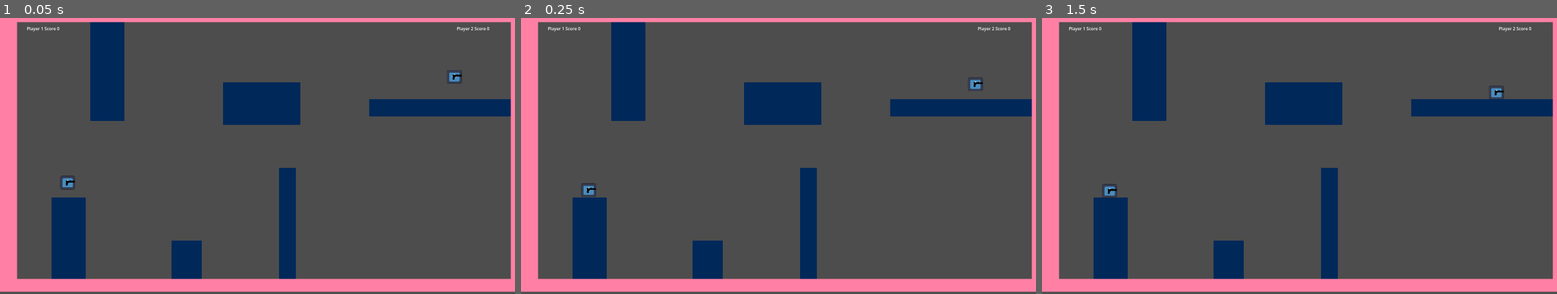
Above: before the commit, frames 1-3 (left to right).
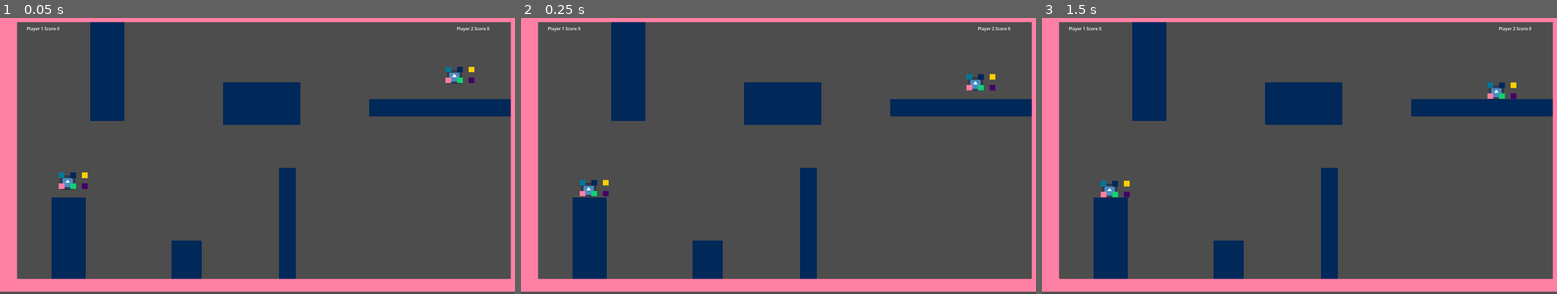
Above: after the commit, the same moments.

Repository: TK-ool/godot-fighting-game
Game: Godot game, scene res://scenen/Level.tscn
Two runs of this game, one before a commit and one after it. Both use one fixed random seed, a clock stepped at 60 frames per second and the inputs below. The engine's default icon, where the game draws it, is replaced by a stand-in: a white triangle on a blue panel in a dark square.
Inputs:
- Up to frame 1 (0.05 s): no input
- Up to frame 2 (0.25 s): no input
- Up to frame 3 (1.5 s): tap Enter at 1.25 s

The runs differ from the first frame. In frame 1, 0.3% of the frame differs, in the area x 11-93%, y 17-63%; in frame 2, 0.3%; in frame 3, 0.3%, in the area x 11-93%, y 23-66%.

Commit message:
Added Gun Upgrades through resource
see diagram for explanation

Diff:
--- /dev/null
+++ b/Ressources/Behaviours/SplitBehaviour.gd
@@ -0,0 +1,19 @@
+class_name SplitBehaviour
+extends BulletBehaviour
+
+@export var sub_bullet_count: int = 15
+@export var sub_bullet_speed: float = 200.0
+
+func on_wall_hit(bullet: Area2D):
+	for i in sub_bullet_count:
+		print("detected")
+		var angle = (TAU / sub_bullet_count) * i
+		var direction = Vector2.from_angle(angle)
+		var b = bullet.duplicate()
+		b.position = bullet.position + direction * 20.0
+		b.rotation = angle
+		b.speed = sub_bullet_speed
+		b.behaviours = [] # Keine Rekursion
+		bullet.get_parent().add_child(b)
+	bullet.queue_free()
+	return true
--- /dev/null
+++ b/Ressources/BulletBehaviour.gd
@@ -0,0 +1,14 @@
+class_name BulletBehaviour
+extends Resource
+
+# What happens to the bullet on Player hit
+func on_hit(bullet: Area2D):
+	pass
+
+# What happens to the Bullet on Wall Hit
+func on_wall_hit(bullet: Area2D):
+	pass
+
+# What happens to the Bullet each tick
+func on_tick(bullet: Node, delta: float):
+	pass
--- a/Ressources/BulletResource.gd
+++ /dev/null
@@ -1,9 +0,0 @@
-extends Resource
-class_name BulletResource
-
-@export var speed_modifier: float = 1.0 #mulitplicative speed modifier of the projectile
-@export var size_modifier: float = 1.0 #multplicative size modifier of the projectile
-@export var damage_modifier: int = 1  #multplicative damage modifier of the projectile
-@export var amount_modifier: int = 1 #additive bullet amount modifier
-@export var spread_modifier: float = 1.0 #additive spread modifier if multiple bullets
-@export var duration_modifier: float = 1.0 #multiplicative time till respawn modifier
--- /dev/null
+++ b/Ressources/WeaponResource.gd
@@ -0,0 +1,18 @@
+class_name WeaponResource
+extends Resource
+
+@export var weapon_name: String # The name of the Weapon
+
+@export var weapon_sprite: Texture2D # The Sprite of the Weapon on the Character
+@export var card_sprite: Texture2D # The Sprite Of the Card in inventory
+@export var bullet_sprite: Texture2D # The texture of the bullet
+
+@export var damage: int # the amount of damage per bulet
+@export var fire_rate: float # the fire rate of the weapon
+@export var bullet_speed: float # the speed of the bullet
+@export var bullet_amount: int # the amount of bullets in the weapon
+
+@export var gunpoint_offset_left: Vector2 # Used to set the marker for spawning bullets on guns left
+@export var gunpoint_offset_right: Vector2 # Used to set the marker for spawning bullets on guns left
+
+@export var behaviours: Array[BulletBehaviour] = []
--- /dev/null
+++ b/Ressources/Weapons/gun_that_duplicates_bullets.tres
@@ -0,0 +1,24 @@
+[gd_resource type="Resource" script_class="WeaponResource" format=3 uid="uid://3fv3h2n8jwi0"]
+
+[ext_resource type="Script" uid="uid://c0nrrrqvjxhu5" path="res://Ressources/BulletBehaviour.gd" id="1_hfwvd"]
+[ext_resource type="Script" uid="uid://c4mv2sci602g4" path="res://Ressources/WeaponResource.gd" id="2_1pxw5"]
+[ext_resource type="Script" uid="uid://b1ow1tv21l4jx" path="res://Ressources/Behaviours/SplitBehaviour.gd" id="2_puui5"]
+[ext_resource type="Texture2D" uid="uid://cj2ri5w6jjek2" path="res://Texturen/TileMapTesting.png" id="4_sml68"]
+
+[sub_resource type="Resource" id="Resource_13kl7"]
+script = ExtResource("2_puui5")
+metadata/_custom_type_script = "uid://b1ow1tv21l4jx"
+
+[resource]
+script = ExtResource("2_1pxw5")
+weapon_name = "Duplication"
+weapon_sprite = ExtResource("4_sml68")
+card_sprite = ExtResource("4_sml68")
+damage = 1
+fire_rate = 2.0
+bullet_speed = 1.0
+bullet_amount = 1
+gunpoint_offset_left = Vector2(16, -5)
+gunpoint_offset_right = Vector2(16, 5)
+behaviours = Array[ExtResource("1_hfwvd")]([SubResource("Resource_13kl7")])
+metadata/_custom_type_script = "uid://c4mv2sci602g4"
--- a/Ressources/instantiated/bullets/BigBullet.tres
+++ /dev/null
@@ -1,8 +0,0 @@
-[gd_resource type="Resource" script_class="BulletResource" format=3 uid="uid://b01lrfg5dm7m2"]
-
-[ext_resource type="Script" uid="uid://byrndrnxeypm6" path="res://Ressources/BulletResource.gd" id="1_kr6ab"]
-
-[resource]
-script = ExtResource("1_kr6ab")
-size_modifier = 5.0
-metadata/_custom_type_script = "uid://byrndrnxeypm6"
--- a/Ressources/instantiated/bullets/HighDamageBullet.tres
+++ /dev/null
@@ -1,9 +0,0 @@
-[gd_resource type="Resource" script_class="BulletResource" format=3 uid="uid://bwuv6qbse1prx"]
-
-[ext_resource type="Script" uid="uid://byrndrnxeypm6" path="res://Ressources/BulletResource.gd" id="1_tcvmk"]
-
-[resource]
-script = ExtResource("1_tcvmk")
-speed_modifier = 0.5
-damage_modifier = 5
-metadata/_custom_type_script = "uid://byrndrnxeypm6"
--- a/Ressources/instantiated/bullets/standardBullet.tres
+++ /dev/null
@@ -1,7 +0,0 @@
-[gd_resource type="Resource" script_class="BulletResource" format=3 uid="uid://d11t1bpu0s18v"]
-
-[ext_resource type="Script" uid="uid://byrndrnxeypm6" path="res://Ressources/BulletResource.gd" id="1_x4qax"]
-
-[resource]
-script = ExtResource("1_x4qax")
-metadata/_custom_type_script = "uid://byrndrnxeypm6"
--- a/Ressources/instantiated/bullets/superFastBullet.tres
+++ /dev/null
@@ -1,8 +0,0 @@
-[gd_resource type="Resource" script_class="BulletResource" format=3 uid="uid://5ewklll8saq8"]
-
-[ext_resource type="Script" uid="uid://byrndrnxeypm6" path="res://Ressources/BulletResource.gd" id="1_lhlp1"]
-
-[resource]
-script = ExtResource("1_lhlp1")
-speed_modifier = 2.5
-metadata/_custom_type_script = "uid://byrndrnxeypm6"
--- a/scenen/bullet.tscn
+++ b/scenen/bullet.tscn
@@ -2,14 +2,12 @@
 
 [ext_resource type="Script" uid="uid://bhoq4nu3buqpx" path="res://scripts/bullet.gd" id="1_v2j1n"]
 [ext_resource type="Texture2D" uid="uid://6jqr72tpedm5" path="res://Texturen/Test_bullet.png" id="1_vxpgi"]
-[ext_resource type="Resource" uid="uid://5ewklll8saq8" path="res://Ressources/instantiated/bullets/superFastBullet.tres" id="2_i2sxa"]
 
 [sub_resource type="RectangleShape2D" id="RectangleShape2D_v2j1n"]
 size = Vector2(17, 11)
 
 [node name="Area2D" type="Area2D" unique_id=516728236]
 script = ExtResource("1_v2j1n")
-bullet_type = ExtResource("2_i2sxa")
 
 [node name="CollisionShape2D" type="CollisionShape2D" parent="." unique_id=1065275330]
 position = Vector2(1.5, -1.5)
--- a/scenen/gun.tscn
+++ b/scenen/gun.tscn
@@ -1,11 +1,12 @@
 [gd_scene format=3 uid="uid://g64rmryrtbx8"]
 
-[ext_resource type="Script" uid="uid://c3bp221mvqn6t" path="res://scripts/gun.gd" id="1_dk5gl"]
+[ext_resource type="Script" uid="uid://c3bp221mvqn6t" path="res://scripts/gunHandler.gd" id="1_dk5gl"]
 [ext_resource type="Texture2D" uid="uid://dvr8884q0gv02" path="res://Texturen/Test_gun.png" id="1_vk1bi"]
+[ext_resource type="Resource" uid="uid://3fv3h2n8jwi0" path="res://Ressources/Weapons/gun_that_duplicates_bullets.tres" id="2_l5qxt"]
 
 [node name="Gun" type="Node2D" unique_id=418450671]
 script = ExtResource("1_dk5gl")
-fire_rate = 0.05
+current_weapon = ExtResource("2_l5qxt")
 
 [node name="Sprite2D" type="Sprite2D" parent="." unique_id=757308342]
 z_index = 2
--- a/scripts/Player.gd
+++ b/scripts/Player.gd
@@ -133,6 +133,8 @@
 
 	if !bullet.is_in_group("Player_%d" % device) and bullet.is_in_group("bullet"):
 		health_data.take_damage(bullet.damage)
+		for b in bullet.behaviours:
+			b.on_hit(bullet)
 		print(device, " got hit")
 		bullet.queue_free()
 
--- a/scripts/bullet.gd
+++ b/scripts/bullet.gd
@@ -1,21 +1,14 @@
-extends Node2D
+extends Area2D
 
-@export var bullet_type: BulletResource
+@onready var bullet: Area2D = $"."
+
+var behaviours: Array = []
+
 var speed: float = 600
 var size: float = 1.0
 var damage: int = 1
 
 var device: int
-
-func _ready():
-	calc_speed_modifier()
-	calc_size_modifier()
-	calc_damage_modfier()
-	calculateAmountModfier()
-	calculateSpreadModfier()
-	calculateDuratonModfier()
-
-
 
 # Called every frame. 'delta' is the elapsed time since the previous frame.
 func _process(delta: float) -> void:
@@ -25,30 +18,14 @@
 func _on_visible_on_screen_notifier_2d_screen_exited() -> void:
 	self.queue_free()
 
-
-func calc_speed_modifier():
-	speed = speed * bullet_type.speed_modifier
-
-func calc_size_modifier():
-	size = size * bullet_type.size_modifier
-	self.scale = Vector2(size, size)
-
-func calc_damage_modfier():
-	damage = bullet_type.damage_modifier
-
-func calculateAmountModfier():
-	pass
-
-func calculateSpreadModfier():
-	pass
-
-func calculateDuratonModfier():
-	pass
-
-
 func _on_body_entered(body: Node2D) -> void:
 	if body is TileMapLayer:
-		queue_free()
+		var hit_behaviour = false
+		for b in behaviours:
+			b.on_wall_hit(bullet)
+			hit_behaviour = true
+		if not hit_behaviour:
+			queue_free()
 
 func set_group():
 	add_to_group("bullet")
--- a/scripts/gun.gd
+++ b/scripts/gunHandler.gd
@@ -6,18 +6,22 @@
 
 const Bullet = preload("res://scenen/bullet.tscn")
 
+@export var current_weapon: WeaponResource
 
 @onready var gunpoint_links: Marker2D = $Sprite2D/Marker2D2
-@onready var gunpoint: Marker2D = $Sprite2D/Marker2D
+@onready var gunpoint_rechts: Marker2D = $Sprite2D/Marker2D
 @onready var sprite_2d: Sprite2D = $Sprite2D
 
-@export var fire_rate: float = 0.5 #The amount of Time between Shots in Seconds
+var fire_rate: float #The amount of Time between Shots in Seconds
 var _cooldown_timer = 0.0
 
 var deadzone: float = 0.2
 var rotation_speed: float = 5.0
 
 var target_angle: float
+
+func _ready() -> void:
+	equip_weapon(current_weapon)
 
 func _process(_delta: float) -> void:
 
@@ -43,6 +47,21 @@
 	flip_rotation()
 	Shoot()
 
+func equip_weapon(weapon: WeaponResource):
+	current_weapon = weapon # set weapon from Resource
+	sprite_2d.texture = current_weapon.weapon_sprite
+	# set weapon offset for gunpoint
+	gunpoint_links.position = weapon.gunpoint_offset_left
+	gunpoint_rechts.position = weapon.gunpoint_offset_right
+
+	fire_rate = current_weapon.fire_rate
+	# set attributes
+	#current_weapon.damage = Bullet.damage
+	#current_weapon.fire_rate =
+	#bullet_speed
+	#bullet_amount
+	#magazine_size
+
 func decrease_cooldown(_delta: float):
 	if _cooldown_timer > 0:
 		_cooldown_timer -= _delta
@@ -67,8 +86,10 @@
 		get_tree().root.add_child(bullet_instance)
 		bullet_instance.device = player_ID
 		bullet_instance.set_group()
+		bullet_instance.behaviours = current_weapon.behaviours
+		bullet_instance.damage = current_weapon.damage
 		if face_right == true:
-			bullet_instance.global_position = gunpoint.global_position
+			bullet_instance.global_position = gunpoint_rechts.global_position
 		else:
 			bullet_instance.global_position = gunpoint_links.global_position
 		bullet_instance.rotation = rotation
Not shown, added: Ressources/Behaviours/SplitBehaviour.gd.uid
Not shown, added: Ressources/BulletBehaviour.gd.uid
Not shown, removed: Ressources/BulletResource.gd.uid
Not shown, added: Ressources/WeaponResource.gd.uid
Renamed: scripts/gun.gd.uid -> scripts/gunHandler.gd.uid
